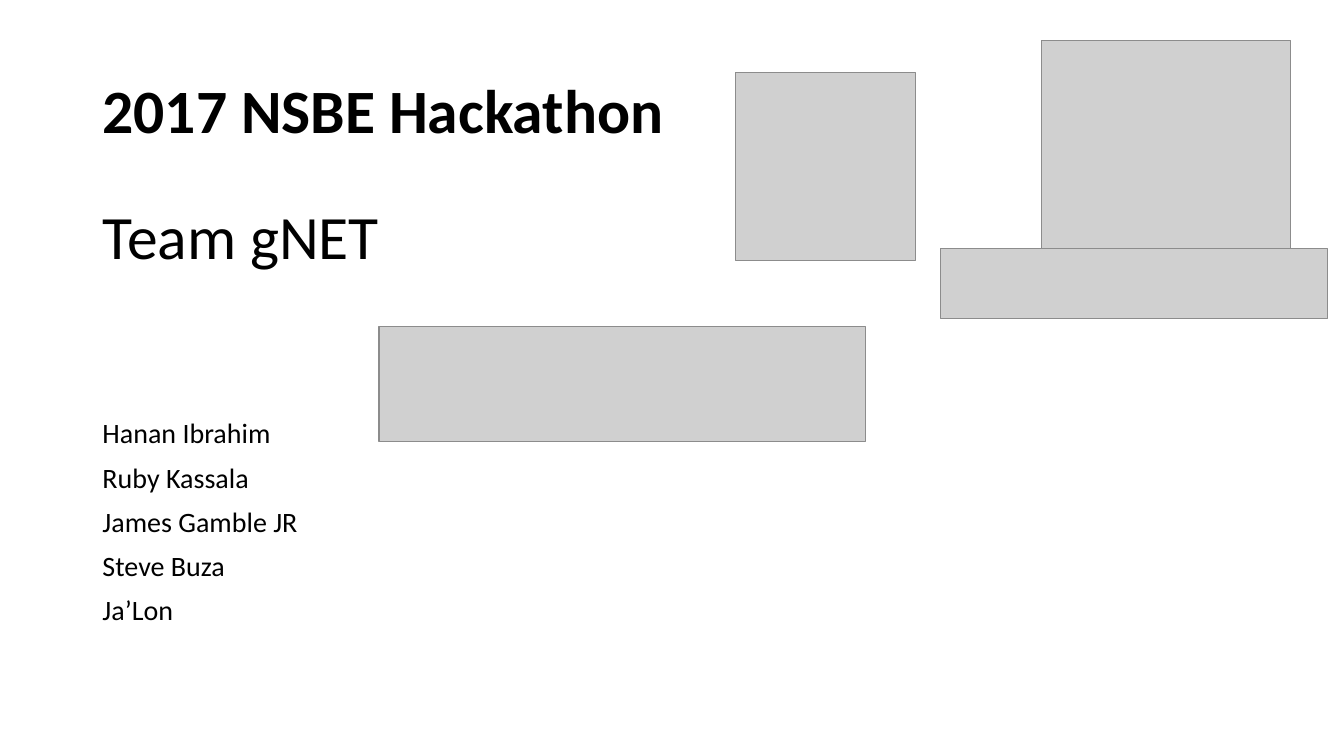
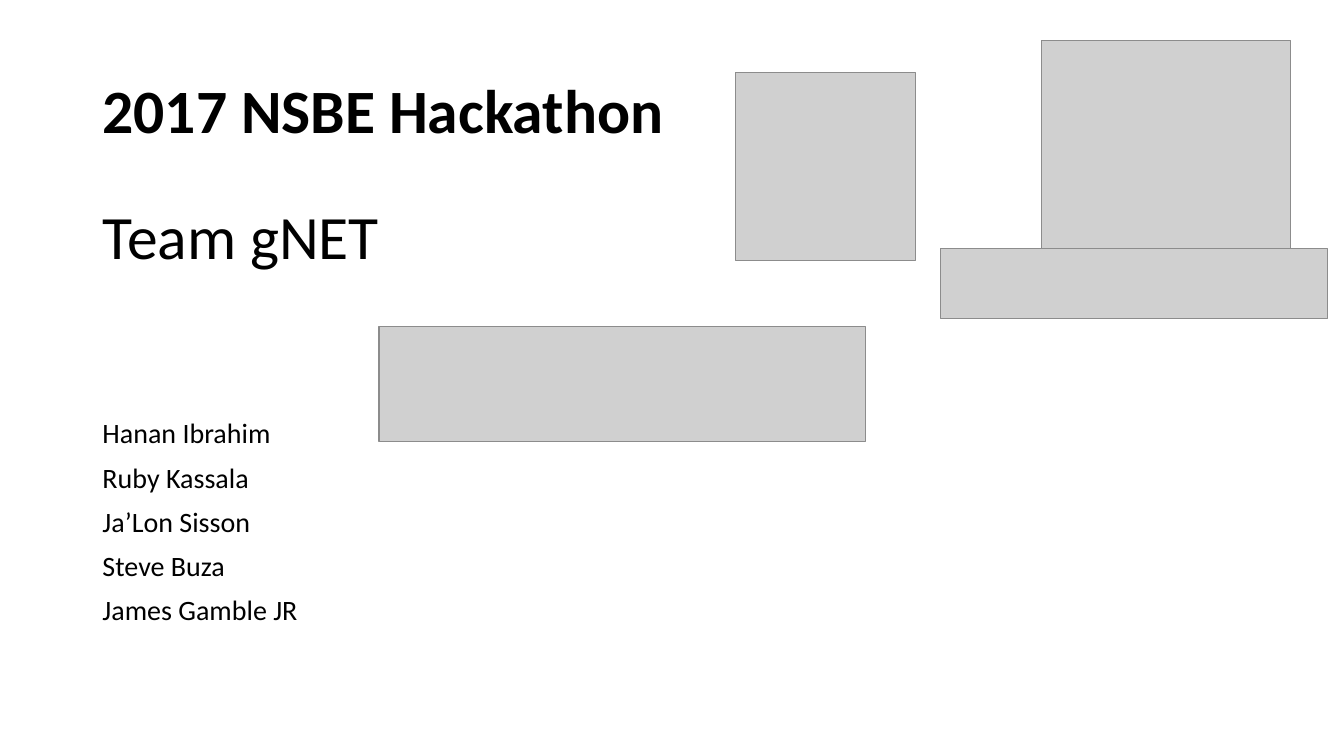
Before and after one commit to r-kass/gNetPlus, a slide deck: slide 1 of hackathon pres3.pptx. Drawn at 1344x756 pixels with LibreOffice and Linux fonts; fonts in the diff are those of the drawing; grey boxes stand for pictures; background and template pictures are left out. Boxes give left, top, right and bottom in pixels: in the first picture for what was removed or moved away, otherwise in the second. Text is boxed around its words. In the diff, an @@ line names an element or a change of style, - is before the commit and + after.

Commit message:
powerpoint edits

```diff
--- a/hackathon pres3.pptx
+++ b/hackathon pres3.pptx
@@ text at bbox=[102, 512, 250, 577]: paragraphs added @@
+Ja’Lon Sisson
+Steve Buza
@@ text at bbox=[102, 558, 225, 621]: paragraphs removed @@
-Steve Buza
-Ja’Lon
```
Also in this commit, not shown: 4 other slides changed, 1 slide added, 2 slides removed, 1 other file.
